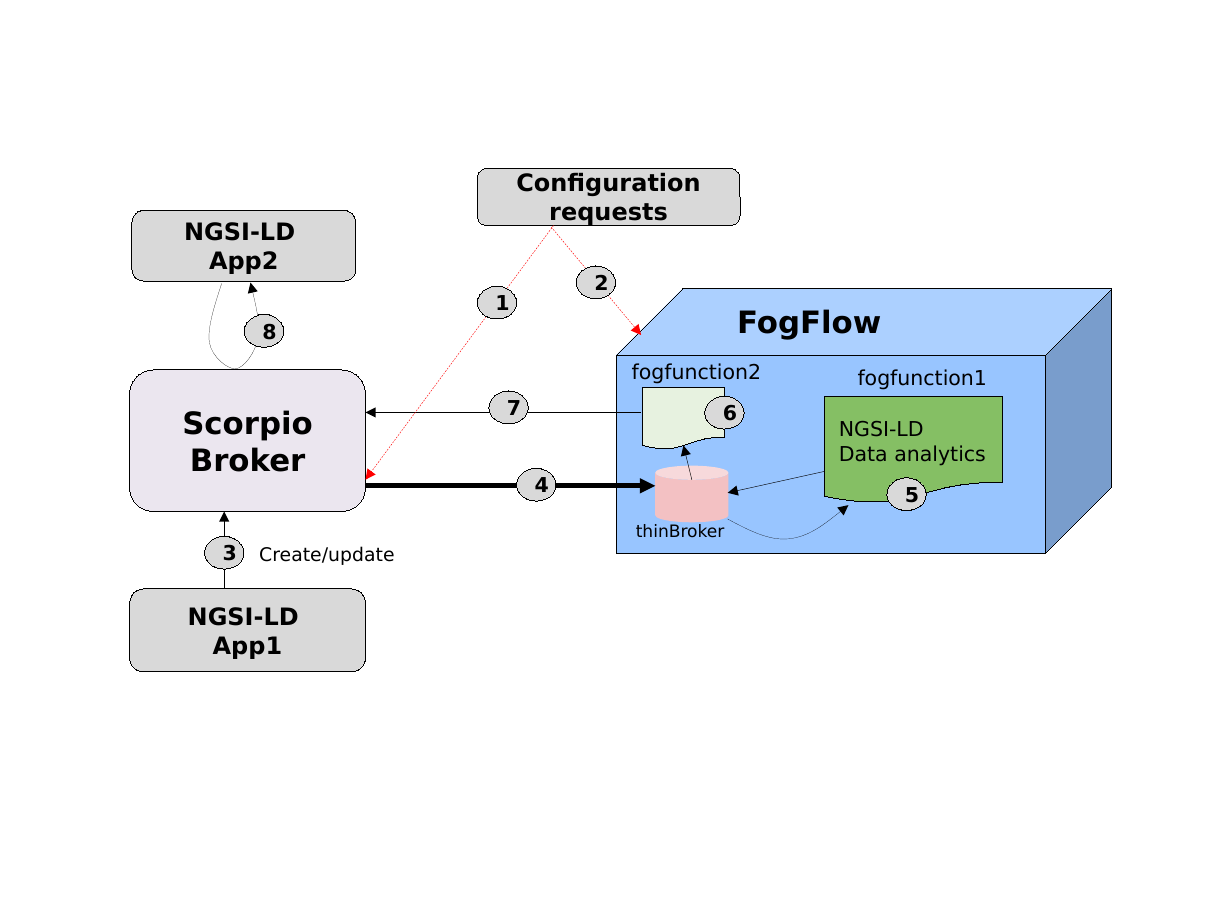
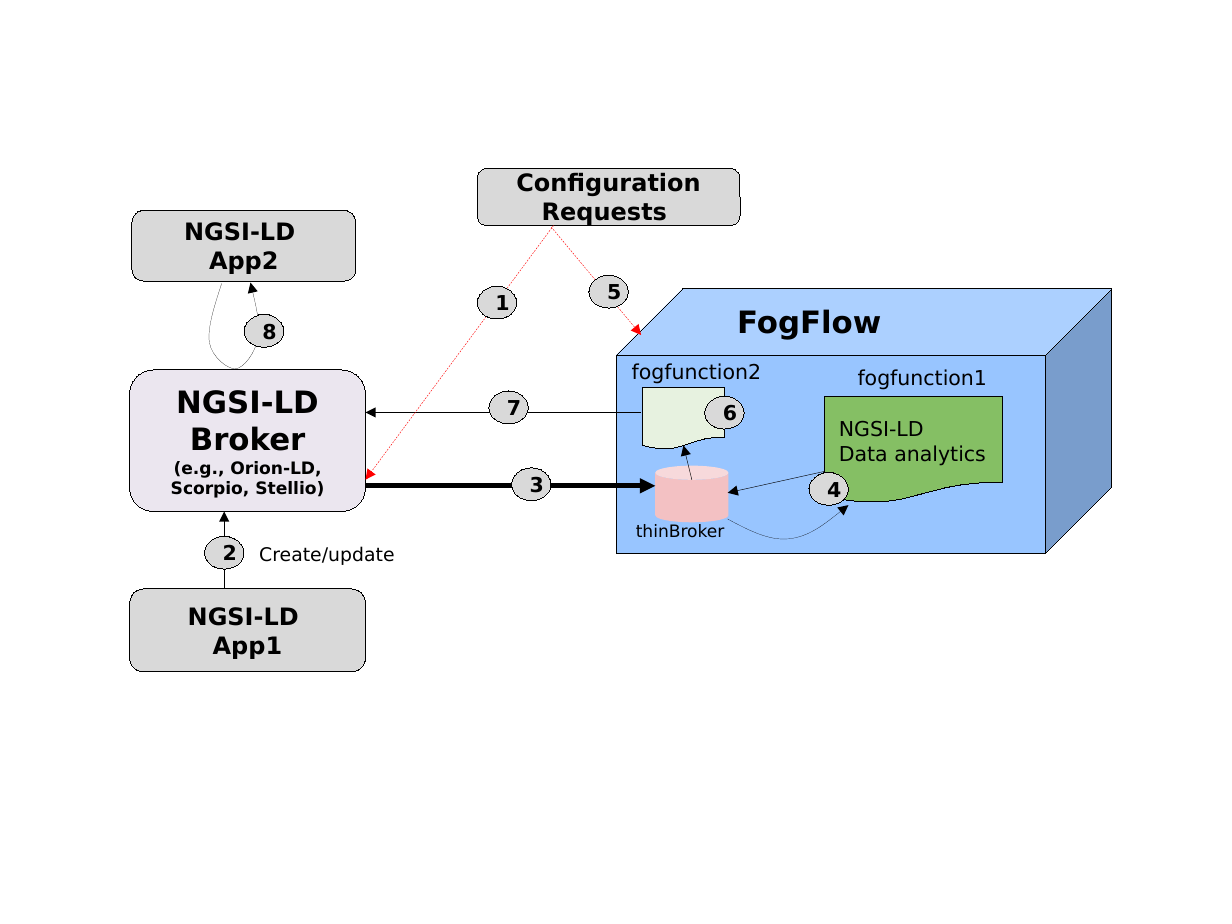
Before and after one commit to smartfog/fogflow, a slide deck: slide 55 of doc/en/source/figures/figures.pptx. Drawn at 1232x924 pixels with LibreOffice and Linux fonts; fonts in the diff are those of the drawing. Boxes give left, top, right and bottom in pixels: in the first picture for what was removed or moved away, otherwise in the second. Text is boxed around its words. In the diff, an @@ line names an element or a change of style, - is before the commit and + after.

Commit message:
update the system diagram figure for the integration between FogFlow and NGSI-LD brokers

```diff
--- a/doc/en/source/figures/figures.pptx
+++ b/doc/en/source/figures/figures.pptx
@@ text in rounded rectangle at bbox=[516, 172, 700, 227]: text changed @@
-Configuration
-requests
+Configuration Requests
@@ ellipse "5": place and size @@
-ellipse "5" at bbox=[887, 478, 926, 511]
+ellipse "5" at bbox=[589, 275, 628, 308]
@@ text in rounded rectangle at bbox=[171, 390, 324, 498]: text changed; size 18 to 10 pt @@
-Scorpio Broker
+NGSI-LD Broker
+(e.g., Orion-LD, Scorpio, Stellio)
@@ ellipse "3": place and size @@
-ellipse "3" at bbox=[205, 536, 244, 569]
+ellipse "3" at bbox=[511, 468, 551, 501]
@@ ellipse "4": place and size @@
-ellipse "4" at bbox=[516, 468, 556, 501]
+ellipse "4" at bbox=[809, 472, 849, 505]
@@ ellipse "2": place and size @@
-ellipse "2" at bbox=[577, 266, 616, 299]
+ellipse "2" at bbox=[205, 536, 244, 569]
```
Also in this commit, not shown: 1 other file.
